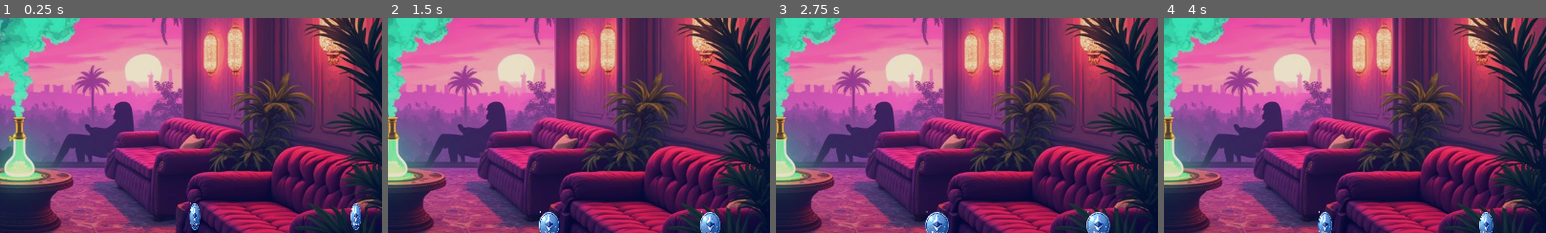
Above: before the commit, frames 1-4 (left to right).
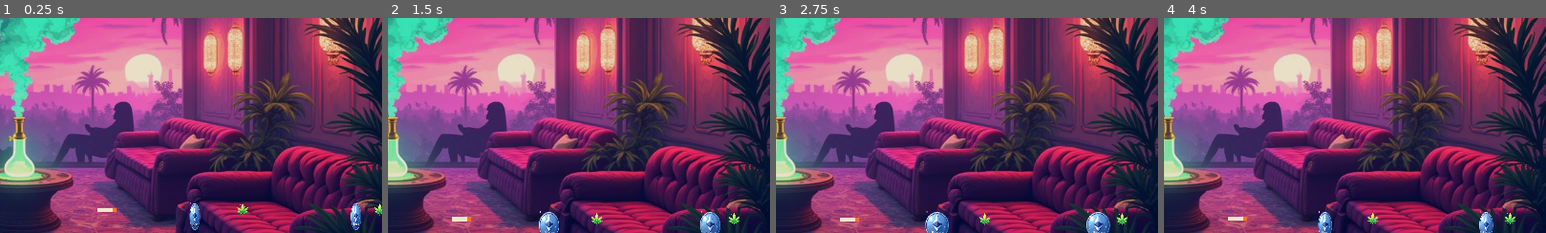
Above: after the commit, the same moments.

Repository: youngstunners88/GM-GAME
Game: Godot game, scene res://src/level/secret_realm.tscn
The game is run twice, just before and just after one commit, with the same random seed, the same clock (stepped at 60 frames per second) and the same inputs. This scene is started directly instead of the project's main scene. Sound files missing from this copy of the repository are replaced by a short silence.
Inputs (mouse positions are % of the whole screen's width and height, from its top left):
- Up to frame 1 (0.25 s): no input
- Up to frame 2 (1.5 s): tap Enter at 0.5 s; move the mouse to (72, 45) at 0.52 s; hold D (move_right) 0.53-1.25 s; hold J (attack) 0.53-1.25 s; click (72, 45) at 0.67 s; tap Space (jump) at 0.77 s; drag from (30, 55) to (12, 67) at 1.27 s
- Up to frame 3 (2.75 s): move the mouse to (60, 28) at 2.02 s; hold A (move_left) from 2.03 s (still down); hold E (interact) from 2.03 s (still down)
- Up to frame 4 (4 s): release A (move_left) at 2.75 s; release E (interact) at 2.75 s; drag from (45, 70) to (12, 67) at 2.77 s; move the mouse to (80, 65) at 3.52 s; hold D (move_right) from 3.53 s (still down); tap Q at 3.6 s; tap Space (jump) at 3.77 s
The pictures show only the part of the screen within x 50-100%, y 28-78%; the shares and areas given below are measured in that part.

The runs differ from the first frame. In frame 1, 0.2% of the frame differs, in the area x 25-100%, y 86-92%; in frame 2, 0.3%, in the area x 16-93%, y 90-97%; in frame 3, 0.2%; in frame 4, 0.2%.
Error in both runs: Invalid call. Nonexistent function 'is_action_just_pressed' in base 'InputEventKey'. (res://src/ui/pause_menu.gd:12)

Commit message:
fix(B,F1,F4,G2): circular billboards, final boss scale, VO level, lounge nuggets
B2/B5/G1 — billboards are now SQUARE 300x300 with a fully circular plate
(corner radius = W/2) in the artwork's own dark tone, so the supplied circular
logos sit seamlessly instead of reading as a square sticker on a square sign.
Corner bolts dropped — noise on a round plate.

F1 — final boss (Bandit King) 80 -> 190 body, HP 6 -> 14. "Way too weak and
way too small."

F4 — boss VO played at unity gain on the shared SFX bus, level with coin pings
and axe hits, so it vanished in a fight. +6dB on the voice player and a deeper
music duck (-8 -> -14dB).

G2 — weed nuggets and joints along the lounge skate line (25/50 pts, +1 SMOKE),
at the same 44px trigger and skate height as everything else so they collect by
rolling through.

Gates: all six suites ALL PASS, sentinel 18/18 clean.

Co-Authored-By: Claude Opus 5 <noreply@anthropic.com>
Claude-Session: https://claude.ai/code/session_01KkjNwKWegSVaQWrVTiU8ru

Diff:
--- a/src/autoload/audio_manager.gd
+++ b/src/autoload/audio_manager.gd
@@ -267,11 +267,17 @@
         _voice_player.queue_free()
     _voice_player = AudioStreamPlayer.new()
     _voice_player.bus = "SFX"
+    # Founder F4: "the previous bosses dont speak or the volume is not loud
+    # enough." VO played at unity gain on the shared SFX bus, so it sat level
+    # with coin pings and axe hits and got lost in a fight. +6dB puts the line
+    # clearly on top of the mix; the music duck below was already there and was
+    # never the whole story on its own.
+    _voice_player.volume_db = 6.0
     _voice_player.stream = stream
     add_child(_voice_player)
     if current_music_player and is_instance_valid(current_music_player):
         var duck := current_music_player.create_tween()
-        duck.tween_property(current_music_player, "volume_db", -8.0, 0.25)
+        duck.tween_property(current_music_player, "volume_db", -14.0, 0.2)
     _voice_player.play()
     _voice_player.finished.connect(_on_voice_finished)
 
--- a/src/level/secret_realm.gd
+++ b/src/level/secret_realm.gd
@@ -356,6 +356,65 @@
 	EntitySpawner.spawn("coin_btc", Vector2(4380, FLOOR_SURFACE_Y - SKATE_PICKUP_Y), self)
 	EntitySpawner.spawn("health_pickup", Vector2(1750, FLOOR_SURFACE_Y - SKATE_PICKUP_Y), self)
 	EntitySpawner.spawn("health_pickup", Vector2(3900, FLOOR_SURFACE_Y - SKATE_PICKUP_Y), self)
+	# Founder G2: "in the Smoke Lounge Lil Blunt should also be able to collect
+	# some weed nuggets and joints as extra points along with what is currently
+	# available there." Drawn in code from the existing leaf art — no new asset
+	# dependency, same skate-height band so they collect by rolling through.
+	for i in range(18):
+		_spawn_nugget(760.0 + i * 230.0, i % 3 == 0)
+
+## A collectable nugget (or joint) worth bonus score. Built as a plain Area2D
+## rather than a new .tscn so it needs no scene/import round-trip.
+func _spawn_nugget(x: float, is_joint: bool) -> void:
+	var pick := Area2D.new()
+	pick.collision_layer = 8
+	pick.collision_mask = 2
+	pick.position = Vector2(x, FLOOR_SURFACE_Y - SKATE_PICKUP_Y)
+	var cs := CollisionShape2D.new()
+	var rect := RectangleShape2D.new()
+	rect.size = Vector2(44, 44)   # same forgiving trigger as every other pickup
+	cs.shape = rect
+	pick.add_child(cs)
+	if is_joint:
+		var body := ColorRect.new()
+		body.color = Color(0.94, 0.90, 0.80, 1.0)
+		body.size = Vector2(26, 7)
+		body.position = Vector2(-13, -3)
+		pick.add_child(body)
+		var ember := ColorRect.new()
+		ember.color = Color(1.0, 0.45, 0.12, 1.0)
+		ember.size = Vector2(6, 7)
+		ember.position = Vector2(13, -3)
+		pick.add_child(ember)
+	else:
+		var leaf_path := "res://src/assets/sprites/sprite_item_weed-leaf.png"
+		if ResourceLoader.exists(leaf_path):
+			var spr := Sprite2D.new()
+			spr.texture = load(leaf_path)
+			spr.scale = Vector2(0.5, 0.5)
+			pick.add_child(spr)
+		else:
+			var nug := ColorRect.new()
+			nug.color = Color(0.30, 0.66, 0.28, 1.0)
+			nug.size = Vector2(18, 18)
+			nug.position = Vector2(-9, -9)
+			pick.add_child(nug)
+	var pts: int = 50 if is_joint else 25
+	pick.body_entered.connect(func(b: Node2D) -> void:
+		if not b.is_in_group("player"):
+			return
+		ComboSystem.add_score(pts)
+		GameManager.add_smoke(1)
+		AudioManager.play_sfx_at("coin", pick.global_position)
+		pick.set_deferred("monitoring", false)
+		var tw := pick.create_tween()
+		tw.tween_property(pick, "position:y", pick.position.y - 22.0, 0.22)
+		tw.parallel().tween_property(pick, "modulate:a", 0.0, 0.22)
+		tw.finished.connect(pick.queue_free))
+	add_child(pick)
+	var bob := pick.create_tween().set_loops()
+	bob.tween_property(pick, "position:y", pick.position.y - 5.0, 0.7)
+	bob.tween_property(pick, "position:y", pick.position.y, 0.7)
 
 func _setup_portal() -> void:
 	var portal := preload("res://src/level/return_portal.tscn").instantiate()
@@ -522,8 +581,14 @@
 ## reads as a logo at all. These are now 340x260 (~27% of width each), mounted
 ## high on the back wall with support masts running down to the floor, so they
 ## read as billboards in the room rather than postage stamps on a plinth.
-const BILLBOARD_W := 340.0
-const BILLBOARD_H := 260.0
+## SQUARE, so a circular plate is a true circle rather than an ellipse.
+## Founder B2/B5: "remove the background of the logo so that we only have it in
+## its circular shape" and "they need to fit seamlessly as circular billboards".
+## The supplied protocol art is already circular with dark corners, so a round
+## plate of the same tone makes the corners disappear instead of reading as a
+## square sticker pasted on a square sign.
+const BILLBOARD_W := 300.0
+const BILLBOARD_H := 300.0
 const BILLBOARD_GAP := 60.0
 ## Top edge, in world Y. Floor surface is 660, so this hangs the boards well
 ## above head height — "high up", as asked — while staying inside the frame.
@@ -554,13 +619,13 @@
 		sign.size = Vector2(BILLBOARD_W, BILLBOARD_H)
 		sign.mouse_filter = Control.MOUSE_FILTER_IGNORE
 		var sb := StyleBoxFlat.new()
-		sb.bg_color = COLOR_MURAL_MAT
+		sb.bg_color = Color(0.06, 0.05, 0.09, 1.0)  # matches the art's own dark field
 		sb.border_width_left = 4
 		sb.border_width_top = 4
 		sb.border_width_right = 4
 		sb.border_width_bottom = 4
 		sb.border_color = COLOR_LIP_ACCENT
-		sb.set_corner_radius_all(8)
+		sb.set_corner_radius_all(int(BILLBOARD_W / 2.0))  # a full circle
 		sign.add_theme_stylebox_override("panel", sb)
 		add_child(sign)
 
@@ -573,11 +638,6 @@
 		label.add_theme_color_override("font_color", COLOR_LIP_ACCENT)
 		sign.add_child(label)
 		# Bolt-head corners — cosmetic detail, no function.
-		for corner: Vector2 in [Vector2(10, 10), Vector2(BILLBOARD_W - 26, 10),
-				Vector2(10, BILLBOARD_H - 26), Vector2(BILLBOARD_W - 26, BILLBOARD_H - 26)]:
-			var bolt := _make_cushion(14.0, COLOR_LIP_ACCENT)
-			bolt.position = corner
-			sign.add_child(bolt)
 
 		# Warm spill light so the board reads as lit signage in a dim room.
 		var spill := Sprite2D.new()
